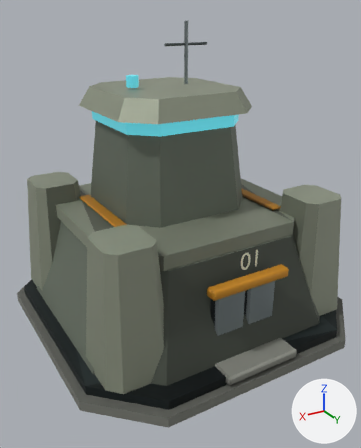
The glTF model assets/models/bastion/structures-v2/CommandCenter.glb: old version first, new version second.
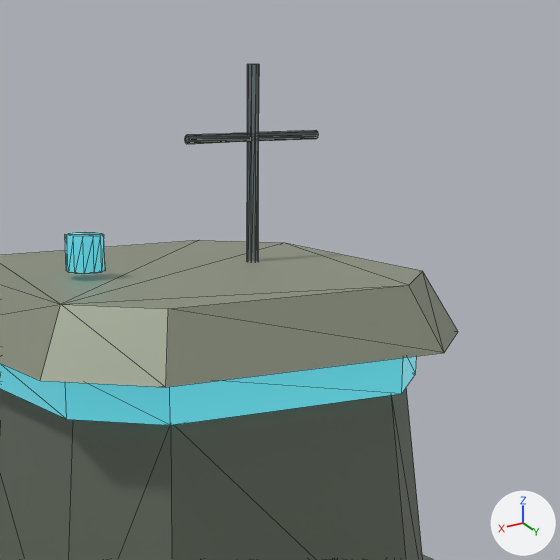
Each version appears first whole from a 50 mm camera at (4.6, 7.77, 5.69) aimed at (0.12, 0.32, 1.97), and next in a close-up on the part from 29% to 79% of the width and 0% to 40% of the height. Lighting does not change. The marker at lower right points along +X, +Y and +Z. The older version's two pictures come first. The close-ups show mesh edges as thin lines. Where no turn or scale is listed for an object, it has been applied to the vertices. Vertices at exactly the same position are counted once.

Objects in the first close-up: 'export_CommandCenter_Footing'.
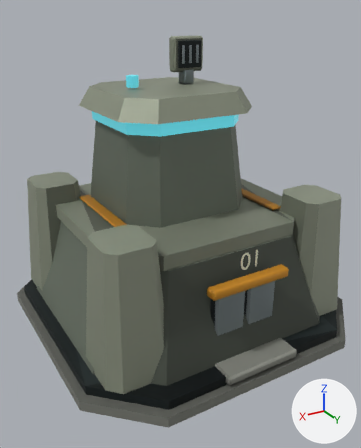
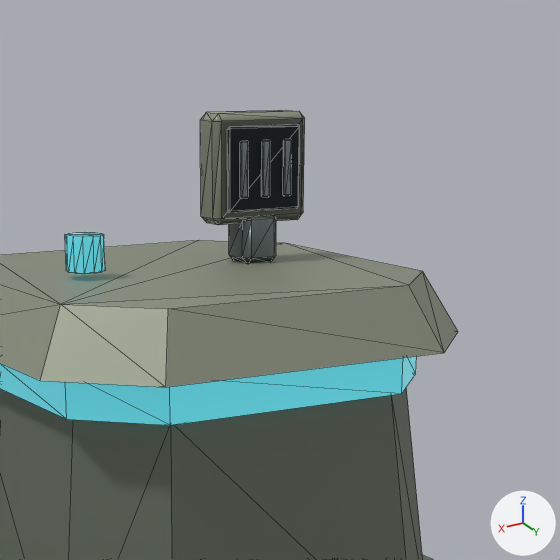
What differs and where, as boxes [x1, y1, x2, y2] in the close-ups (560 x 560 px):
'export_CommandCenter_Footing', reshaped
    before: [0, 64, 458, 560]
    after: [0, 110, 458, 560]
part 1 of me_footing_009, added
    after: [283, 139, 292, 196]
part 2 of me_footing_009, added
    after: [261, 140, 270, 197]
part 3 of me_footing_009, added
    after: [240, 141, 248, 199]
part 4 of me_footing_009, added
    after: [200, 110, 305, 225]
part 5 of me_footing_009, added
    after: [229, 216, 276, 263]
part 6 of me_footing_009, added
    after: [227, 124, 300, 213]
part 7 of me_footing_009, deleted
    before: [185, 130, 318, 144]
part 8 of me_footing_009, deleted
    before: [247, 64, 259, 261]
part 9 of me_footing_009, edited (looks the same)
    both: [0, 240, 422, 304]

The change in detail:
me_footing_009 is used by ob_export_commandcenter_footing; location (0.0, 0.0, 0.0).
me_footing_009 had 632 vertices, 1160 faces and spanned x -2.85..2.85, y -2.85..2.85, z 0.0..5.5.
me_footing_009 now has 736 vertices, 1352 faces and spans x -2.85..2.85, y -2.85..2.85, z 0.0..5.24.
me_footing_009 part 1: the loose piece of 24 vertices spanning x -0.64..0.64, y 2.07..2.19, z 0.36..1.58 is copied, and the copy is scaled about its middle by (0.0363, 0.155, 0.265), then moved by (-0.7, -2.58, 3.96), in mat_bastion_machinedsteel; it spans x -0.73..-0.67, y -0.46..-0.44, z 4.77..5.09.
me_footing_009 part 2: the loose piece of 24 vertices spanning x -0.64..0.64, y 2.07..2.19, z 0.36..1.58 is copied, and the copy is scaled about its middle by (0.0363, 0.155, 0.265), then moved by (-0.55, -2.58, 3.96), in mat_bastion_machinedsteel; it spans x -0.58..-0.52, y -0.46..-0.44, z 4.77..5.09.
me_footing_009 part 3: the loose piece of 24 vertices spanning x -0.64..0.64, y 2.07..2.19, z 0.36..1.58 is copied, and the copy is scaled about its middle by (0.0363, 0.155, 0.265), then moved by (-0.4, -2.58, 3.96), in mat_bastion_machinedsteel; it spans x -0.43..-0.37, y -0.46..-0.44, z 4.77..5.09.
me_footing_009 part 4: a new loose piece of 24 vertices spanning x -0.87..-0.23, y -0.71..-0.49, z 4.62..5.24, in mat_bastion_castarmor.
me_footing_009 part 5: a new loose piece of 24 vertices spanning x -0.67..-0.43, y -0.72..-0.48, z 4.38..4.68, in mat_bastion_machinedsteel.
me_footing_009 part 6: a new loose piece of 16 vertices spanning x -0.8..-0.3, y -0.49..-0.46, z 4.69..5.17, in mat_bastion_innersteel.
me_footing_009 part 7: the loose piece of 16 vertices spanning x -1.0..-0.1, y -0.63..-0.57, z 5.07..5.12 is deleted.
Part 8, on me_footing_009:
16 vertices are removed from x -0.59..-0.51, y -0.64..-0.56, z 4.38..5.5.
28 faces are deleted.
me_footing_009 part 9: 9 kept faces spanning x -1.16..1.16, y -1.61..0.71, z 4.39..4.63 get new vertex colours.
